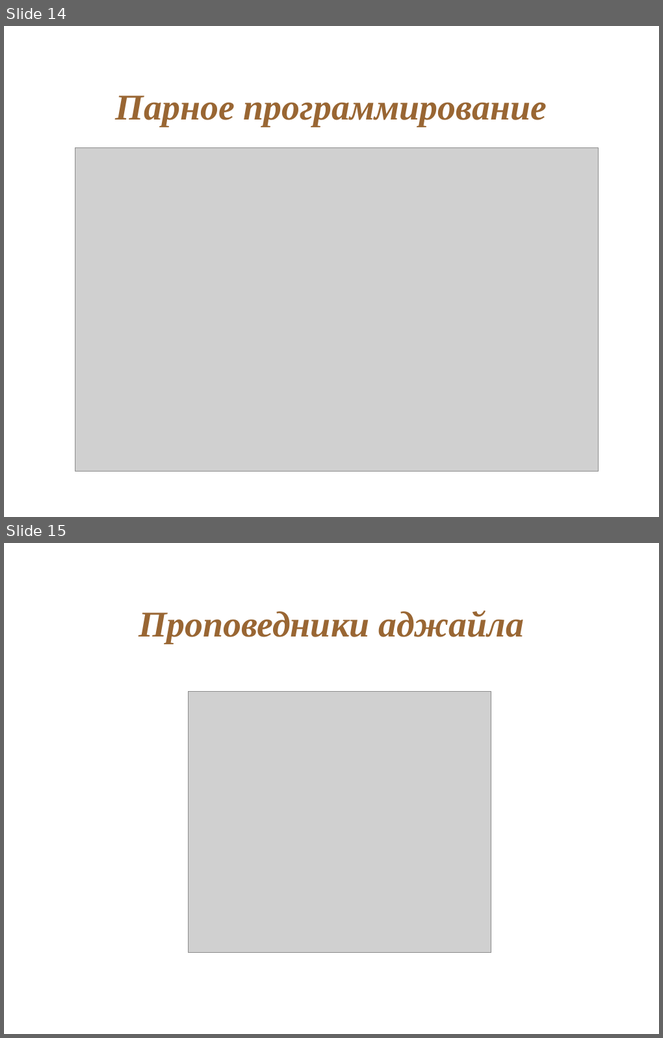
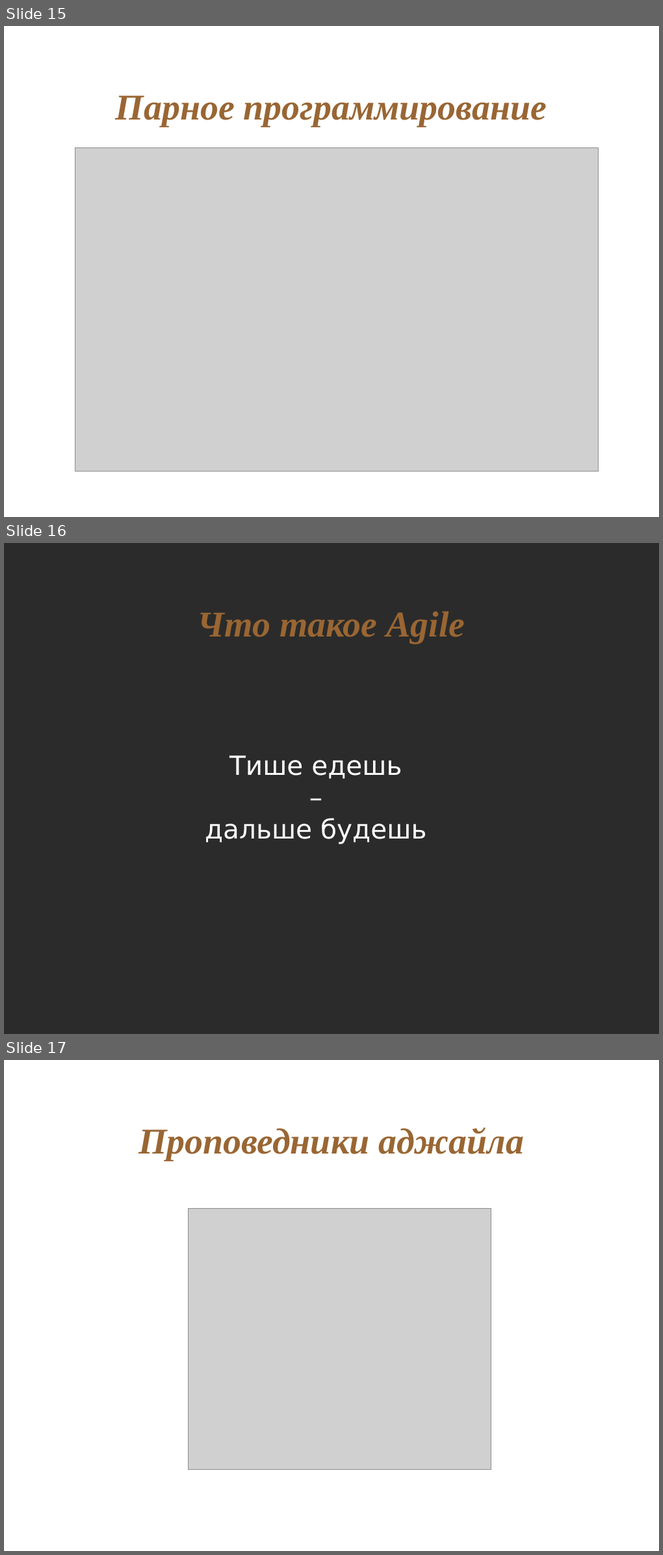
Before and after one commit to asolntsev/presentations, a slide deck: agile-technical-practices/agile-church.odp. Shown one above the other, each under a label of ours: slides 14 and 15 before the commit, slides 15, 16 and 17 after it. The pictures are 663x1038 and 663x1555 pixels, drawn with LibreOffice and Linux fonts; fonts in the diff are those of the drawing; grey boxes stand for pictures; background and template pictures are left out; a plain dark background stands for a picture behind light text. Boxes give left, top, right and bottom in pixels: in the first picture for what was removed or moved away, otherwise in the second. Text is boxed around its words. In the diff, an @@ line names an element or a change of style, - is before the commit and + after.

```diff
--- a/agile-technical-practices/agile-church.odp
+++ b/agile-technical-practices/agile-church.odp
@@ slide 16 added at bbox=[4, 543, 659, 1034], background picture (left out) @@
@@ title added at bbox=[198, 611, 466, 644], 44 pt, text #996633, bold, italic @@
+Что такое Agile
@@ text added at bbox=[205, 756, 426, 845], 32 pt, text #FFFFFF @@
+Тише едешь
+–
+дальше будешь
@@ what was slide 14 is now slide 15 @@
@@ what was slide 15 is now slide 17 @@
```
Also in this commit, not shown: 3 slides changed, 2 other slides added.
